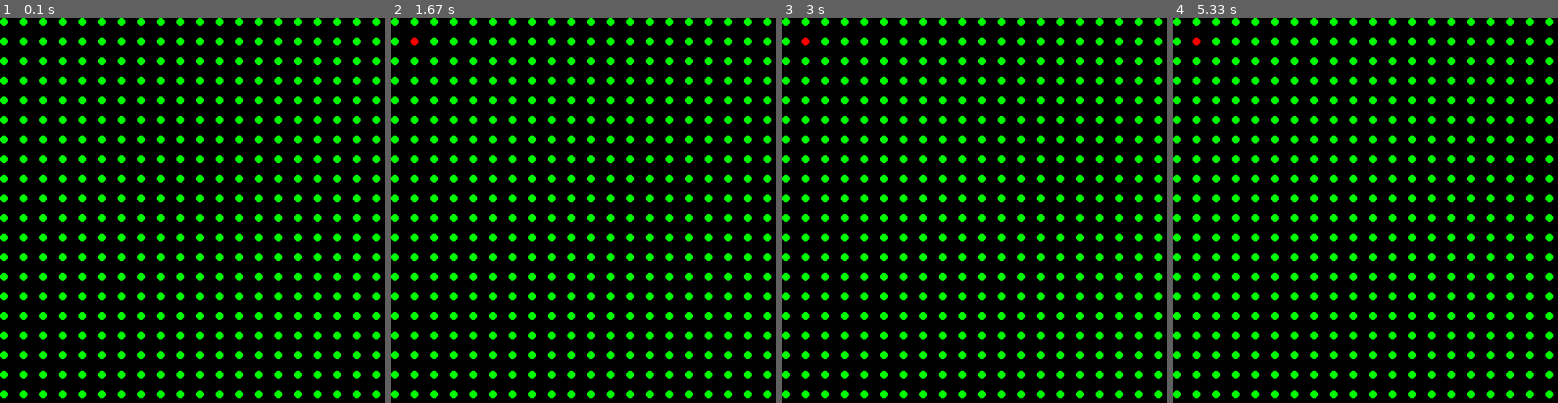
Above: before the commit, frames 1-4 (left to right).
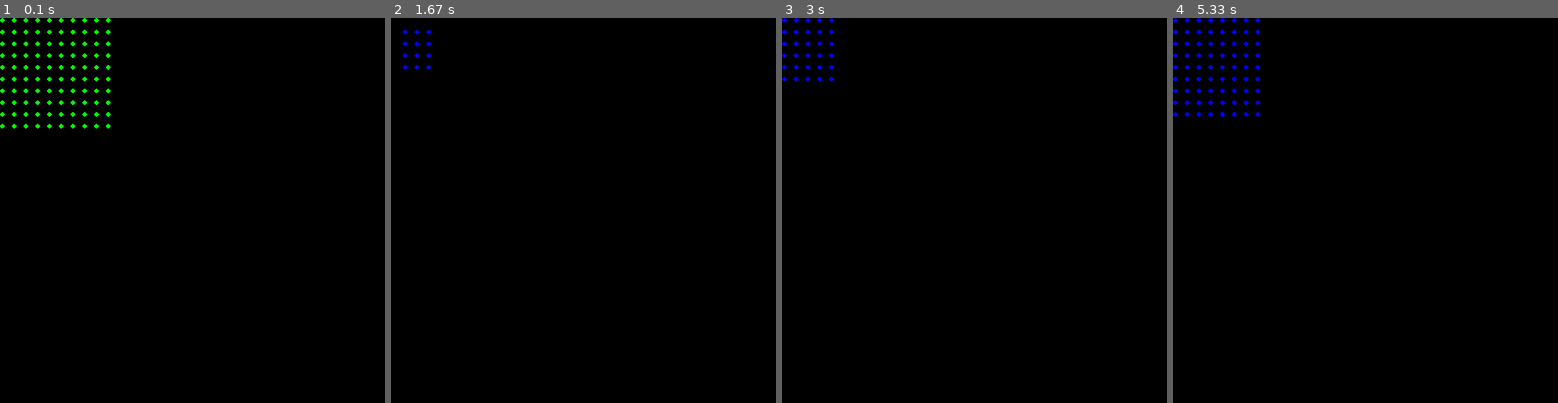
Above: after the commit, the same moments.

Repository: rnb7880/Spiral-Wave-Pygame
Game: pygame game, started from spiral1.py
Same seed, same stepped clock (60 frames per second), same inputs: the game is played once before the commit and once after it.
Inputs:
- Up to frame 1 (0.1 s): no input
- Up to frame 2 (1.67 s): tap Space at 0.33 s
- Up to frame 3 (3 s): no input
- Up to frame 4 (5.33 s): no input

The runs differ from the first frame. In frame 1, 13% of the frame differs, in the area x 0-99%, y 0-99%; in frame 2, 13%; in frame 3, 13%; in frame 4, 13%.

Commit message:
added second excited list, not yet implemented

Diff:
--- a/spiral1.py
+++ b/spiral1.py
@@ -1,33 +1,35 @@
 import pygame
 import math as m
 from spiralClasses import *
-GREEN = (0, 255, 0)
-RED = (255, 0, 0)
 
+"""
+General Pygame Setup
+"""
 over = False
-
 pygame.init()
 SCREEN_WIDTH = 800
 SCREEN_HEIGHT = 600
 screen = pygame.display.set_mode((SCREEN_WIDTH, SCREEN_HEIGHT))
 pygame.display.set_caption("SpiralWave")
 clock = pygame.time.Clock()
-
-EXCITE = pygame.USEREVENT + 1
-
-rad = 5
-many = 20
+GO = pygame.USEREVENT + 1
 
 
+"""
+Board Customization
+"""
+rad = 3
+many = 10
+COLOR1 = (0, 0, 0)
+COLOR2 = (0, 0, 255)
+
+"""
+Creation of board
+"""
 coins = [[0 for i in range(many)] for j in range(many)]
 for y in range (many):
     for x in range (many):
-        coins[y][x] = Coin(x*5*rad + rad,y*5*rad + rad,rad)
-
-toexcite = []
-excited = []
-
-
+        coins[y][x] = Coin(x*5*rad + rad,y*5*rad + rad,rad,COLOR1,COLOR2)
 for line in coins:
     for coin in line:
 
@@ -42,6 +44,34 @@
                         coin.add(addcoin)
 
 
+"""
+Starting conditions
+"""
+starty = 2
+startx = 2
+num_start = 2
+speed = 999 #milliseconds
+
+
+"""
+WERK WERK WERK
+"""
+pygame.time.set_timer(GO,speed)
+starters = []
+null = []
+toexcite = []
+excitedold = []
+excitednew = []
+for i in range(num_start):
+    starters.append(coins[startx+i][starty])
+    null.append(coins[startx+i][starty+1])
+null.append(coins[startx-1][starty+1])
+null.append(coins[startx-1][starty])
+null.append(coins[startx+num_start][starty+1])
+null.append(coins[startx+num_start][starty])
+
+print(null)
+
 while not over:
     for event in pygame.event.get():
         if event.type == pygame.QUIT:
@@ -49,13 +79,35 @@
         if event.type == pygame.KEYDOWN:
             if event.key == pygame.K_SPACE:
                 print('hit space')
-                coins[1][1].excite()
-            if event.key == pygame.K_RETURN:
+                excited = null
+                for i in range(len(starters)):
+                    starters[i].excite()
+                    excited.append(starters[i])
+                null = []
+
+
+#Uncomment and comment next chunk for manual stepping
+
+            # if event.key == pygame.K_RETURN:
+            #     for line in coins:
+            #         for coin in line:
+            #             if coin.color == COLOR2:
+            #                 for adj in coin.adjacent:
+            #                     if adj not in excited:
+            #                         toexcite.append(adj)
+            #             coin.release()
+            #             coin.draw(screen)
+            #     for coin in toexcite:
+            #         coin.excite()
+            #     excited = toexcite
+            #     toexcite = []
+
+        if event.type == GO:
                 for line in coins:
                     for coin in line:
-                        if coin.color == (255,0,0):
+                        if coin.color == COLOR2:
                             for adj in coin.adjacent:
-                                if adj not in excited:
+                                if adj not in excitednew and adj not in excitedold:
                                     toexcite.append(adj)
                         coin.release()
                         coin.draw(screen)
@@ -63,7 +115,6 @@
                     coin.excite()
                 excited = toexcite
                 toexcite = []
-
 
     for line in coins:
         for coin in line:
--- a/spiralClasses.py
+++ b/spiralClasses.py
@@ -4,12 +4,14 @@
 class Coin():
     """
     """
-    def __init__(self,x,y,rad):
+    def __init__(self,x,y,rad,color1,color2):
         self.color = (0, 255, 0)
         self.x =x
         self.y=y
         self.adjacent = []
         self.radius = rad
+        self.c1=color1
+        self.c2=color2
 
 
 
@@ -17,7 +19,7 @@
         """
         uses pygame and the global screen variable to draw the building on the screen
         """
-        self.color = (255,0,0)
+        self.color = self.c2
 
     def chain(self):
         self.excite()
@@ -27,7 +29,7 @@
     def release(self):
         """
         """
-        self.color = (0, 255, 0)
+        self.color = self.c1
 
     def draw(self,screen):
         """
@@ -38,6 +40,6 @@
         self.adjacent.append(coin)
     def alert(self):
         for coin in self.adjacent:
-            if coin.color != (255,0,0):
+            if coin.color != self.c1:
                 #coin.excite()
                 coin.chain()
